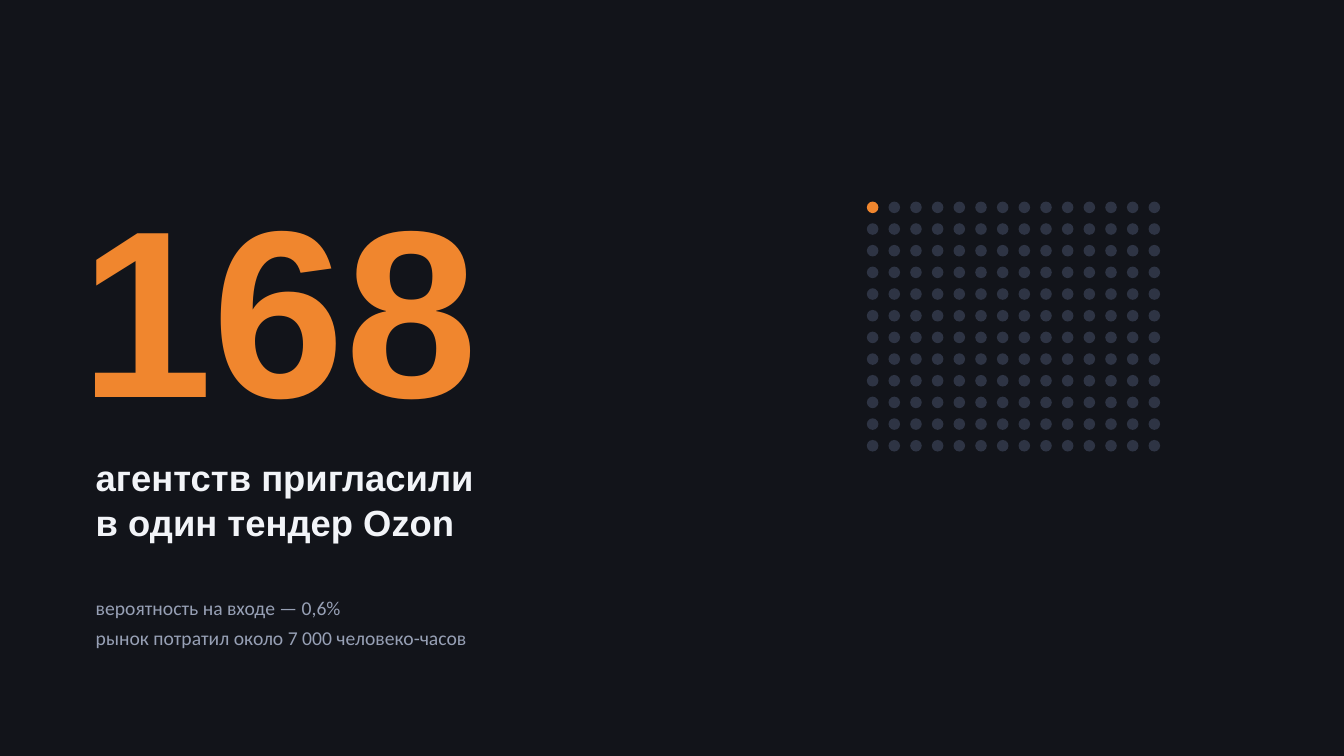
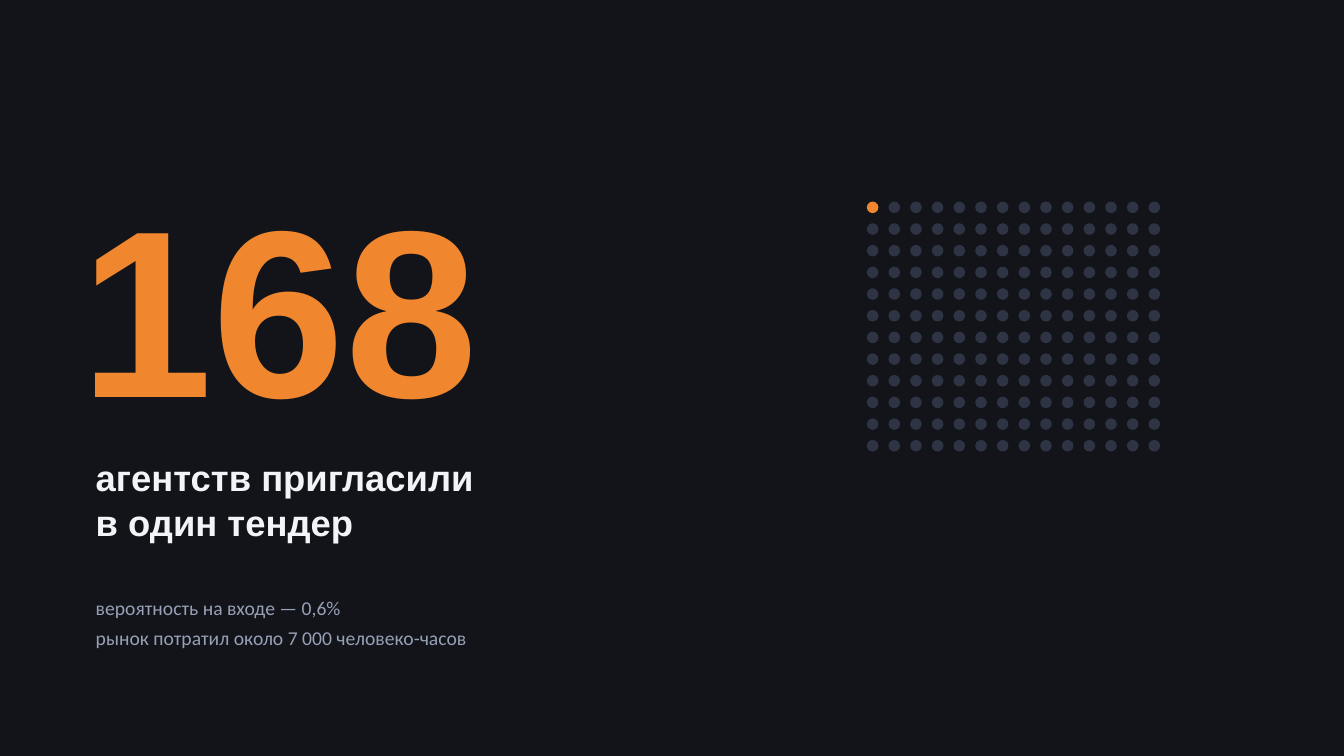
Before and after one commit to t4993408232-collab/analizator-bot, a slide deck: slide 2 of talks/2026-08-06-prodavay-kak-faunder/Как-выигрывать-тендеры.pptx. Drawn at 1344x756 pixels with LibreOffice and Linux fonts; fonts in the diff are those of the drawing. Boxes give left, top, right and bottom in pixels: in the first picture for what was removed or moved away, otherwise in the second. Text is boxed around its words. In the diff, an @@ line names an element or a change of style, - is before the commit and + after.

```diff
--- a/talks/2026-08-06-prodavay-kak-faunder/Как-выигрывать-тендеры.pptx
+++ b/talks/2026-08-06-prodavay-kak-faunder/Как-выигрывать-тендеры.pptx
@@ text at <box>96,516,353,544</box>: text changed @@
-в один тендер Ozon
+в один тендер
```
Also in this commit, not shown: 6 other slides changed, 1 slide added, 2 slides removed, 4 other files.
